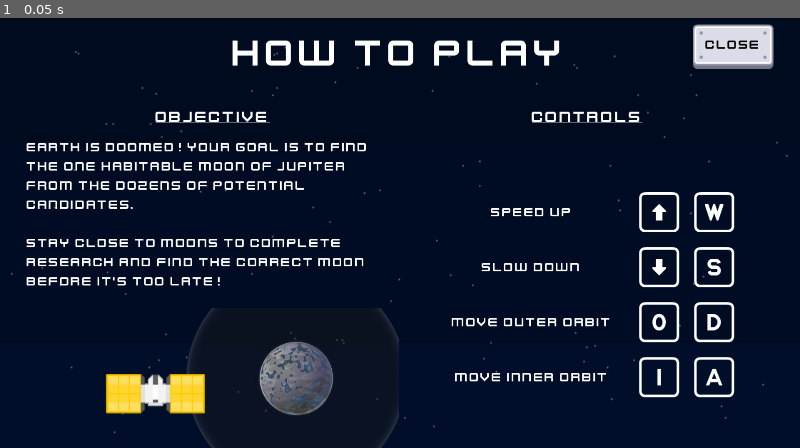
Above: before the commit, frame 1.
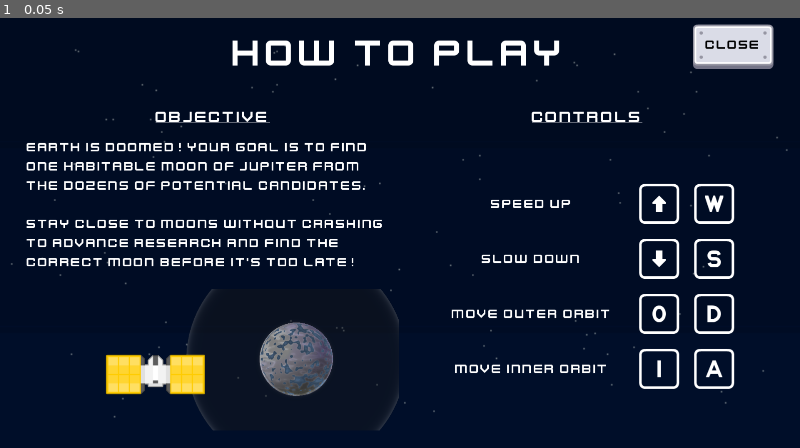
Above: after the commit, the same moment.

Repository: ThreeChooseOne/loopiter
Game: Godot game, scene res://tutorial/tutorial.tscn
Same seed, same stepped clock (60 frames per second), same inputs: the game is played once before the commit and once after it. This scene is started directly instead of the project's main scene.
Inputs:
- Up to frame 1 (0.05 s): no input

The runs differ from the first frame. In frame 1, 8.9% of the frame differs, in the area x 1-99%, y 6-100%.

Commit message:
Update copy

Diff:
--- a/tutorial/tutorial.tscn
+++ b/tutorial/tutorial.tscn
@@ -76,9 +76,9 @@
 layout_mode = 2
 theme_override_constants/line_separation = 10
 theme_override_font_sizes/normal_font_size = 32
-text = "Earth is doomed! Your goal is to find the one habitable moon of Jupiter from the dozens of potential candidates.
-
-Stay close to moons to complete research and find the correct moon before it's too late!"
+text = "Earth is doomed! Your goal is to find one habitable moon of Jupiter from the dozens of potential candidates.
+
+Stay close to moons without crashing to advance research and find the correct moon before it's too late!"
 fit_content = true
 
 [node name="CenterContainer" type="MarginContainer" parent="Panel/MarginContainer/VBoxContainer/Content/Objectives/VBoxContainer"]
